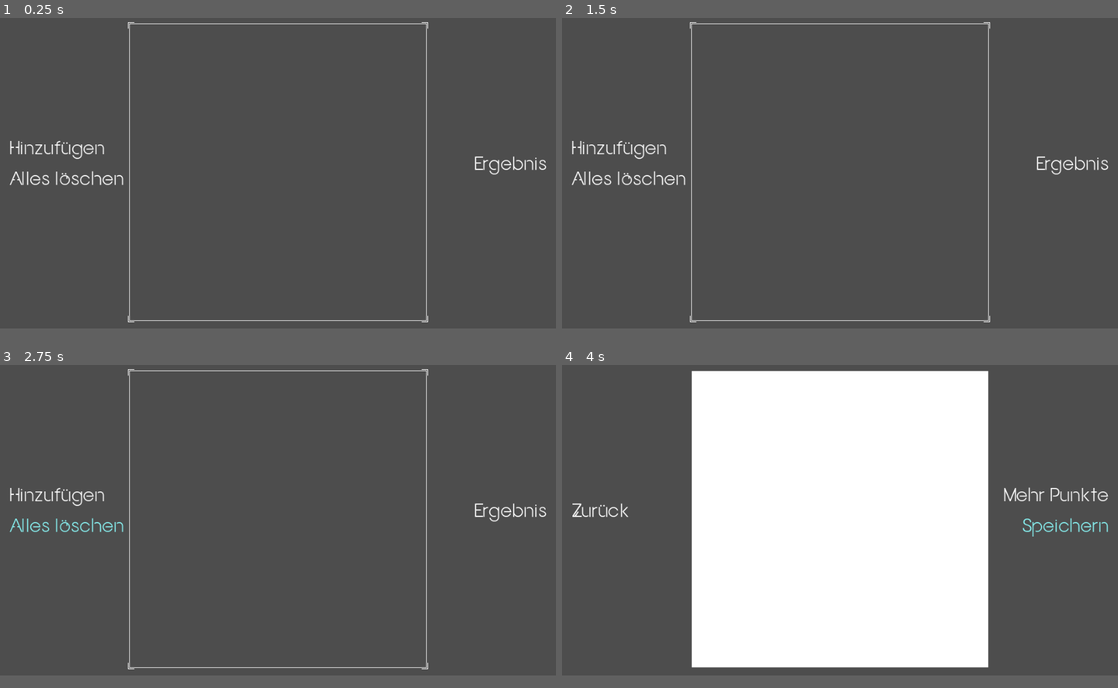
Above: before the commit, frames 1-4 (two rows, left to right).
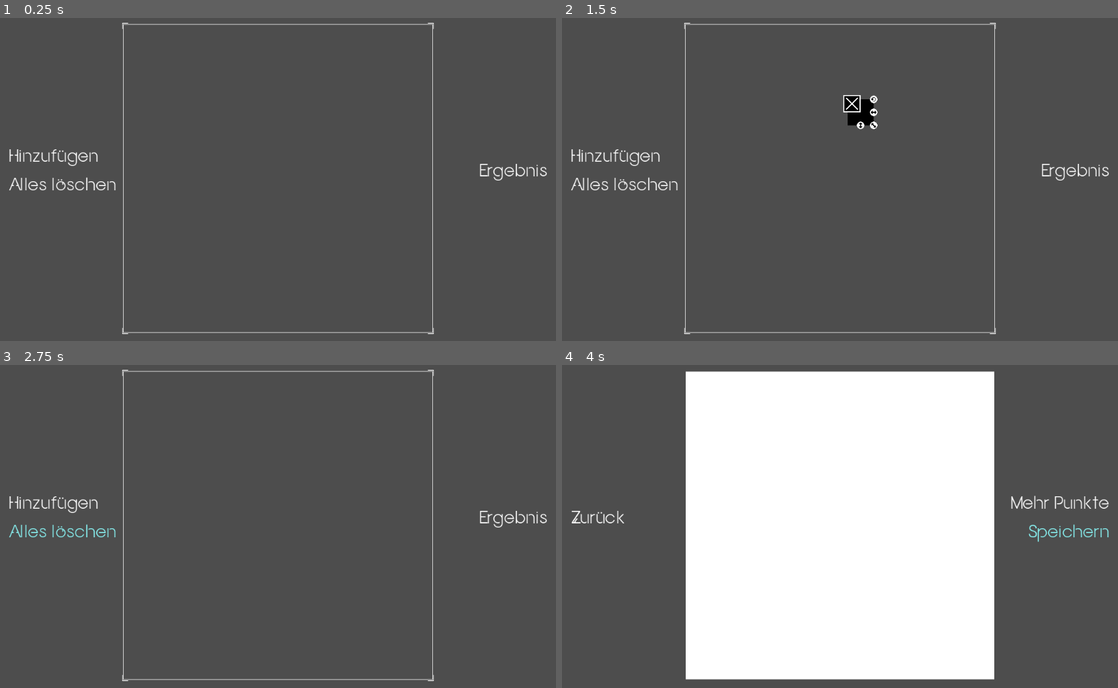
Above: after the commit, the same moments.

Repository: Anomasie/Fractals
Game: Godot game, scene res://scenes/GUI.tscn
Same seed, same stepped clock (60 frames per second), same inputs: the game is played once before the commit and once after it.
Inputs (mouse positions are in pixels of both pictures, inside the frame that each line leads up to; where the layout moved, square brackets give the same spot in the first picture):
- Up to frame 1 (0.25 s): no input
- Up to frame 2 (1.5 s): click "Hinzufügen" at 0.5 s; click (862, 108) [862, 101] at 1.25 s
- Up to frame 3 (2.75 s): click "Alles löschen" at 2 s
- Up to frame 4 (4 s): click "Ergebnis" at 2.75 s; click "Speichern" at 3.5 s
In our replay, the window is 800x450 before the commit and 800x468 after it. These sizes can differ from the game's own. Grey fills any space a smaller window leaves; there, only what the larger window draws over its background counts as a difference.

The runs differ from the first frame. In frame 1, 2.3% of the frame differs, in the area x 1-99%, y 1-98%; in frame 2, 2.8%; in frame 3, 2.3%; in frame 4, 5.5%.

Commit message:
resizing window

Diff:
--- a/project.godot
+++ b/project.godot
@@ -23,9 +23,8 @@
 
 [display]
 
-window/size/viewport_width=960
-window/size/viewport_height=540
-window/stretch/mode="viewport"
+window/size/viewport_width=1024
+window/size/viewport_height=600
 
 [gui]
 
--- a/scenes/GLOBAL.gd
+++ b/scenes/GLOBAL.gd
@@ -2,4 +2,4 @@
 # script for global variables
 
 const SAVE_PATH = "user://"
-const LOUPE = Vector2i(512,512)
+var LOUPE = Vector2i(512,512)
--- a/scenes/GUI.gd
+++ b/scenes/GUI.gd
@@ -4,7 +4,14 @@
 @onready var ResultUI = $ResultUI
 
 func _ready():
+	get_viewport().connect("size_changed", _on_viewport_resize)
+	_on_viewport_resize()
 	show_playground()
+
+func _on_viewport_resize():
+	var viewport_size = get_viewport().get_size()
+	Global.LOUPE = min(viewport_size.x - 2 * 16 - 2 * 16, viewport_size.y - 2 * 16) * Vector2i(1,1)
+	PlaygroundUI.resize()
 
 func show_playground():
 	PlaygroundUI.show()
--- a/scenes/PlaygroundUI.gd
+++ b/scenes/PlaygroundUI.gd
@@ -6,7 +6,7 @@
 var rot = randi_range(0,360-1)
 
 func _ready():
-	BlueTexture.custom_minimum_size = Global.LOUPE
+	resize()
 
 func _on_add_pressed():
 	Playground.add(self.get_global_position() + self.size / 2 + Vector2(128,0).rotated(rot))
@@ -20,3 +20,6 @@
 func _on_results_pressed():
 	var ifs = Playground.get_ifs(BlueTexture.get_global_position())
 	self.get_parent().show_results(ifs)
+
+func resize():
+	BlueTexture.custom_minimum_size = Global.LOUPE
--- a/scenes/PlaygroundUI.tscn
+++ b/scenes/PlaygroundUI.tscn
@@ -21,10 +21,10 @@
 anchor_top = 0.5
 anchor_right = 0.5
 anchor_bottom = 0.5
-offset_left = -250.0
-offset_top = -250.0
-offset_right = 250.0
-offset_bottom = 250.0
+offset_left = -53.0
+offset_top = -53.0
+offset_right = 53.0
+offset_bottom = 53.0
 grow_horizontal = 2
 grow_vertical = 2
 mouse_filter = 2
@@ -34,7 +34,6 @@
 theme_override_constants/margin_bottom = 0
 
 [node name="Frame" type="NinePatchRect" parent="Center"]
-visibility_layer = 2
 layout_mode = 2
 texture = ExtResource("2_sdntq")
 patch_margin_left = 14
--- a/scenes/ResultUI.gd
+++ b/scenes/ResultUI.gd
@@ -42,9 +42,11 @@
 
 func _on_save_button_pressed():
 	get_counter()
-	var text = "fractal" + str(counter) + ".png"
+	var filename = "fractal" + str(counter) + ".png"
 	var image = Result.get_texture().get_image()
-	image.save_png(Global.SAVE_PATH + text)
+	var buf = image.save_png_to_buffer()
+	JavaScriptBridge.download_buffer(buf, filename)
+	image.save_png(Global.SAVE_PATH + filename)
 
 func get_counter():
 	while FileAccess.file_exists(Global.SAVE_PATH + "fractal" + str(counter) + ".png"):
--- a/scenes/ResultUI.tscn
+++ b/scenes/ResultUI.tscn
@@ -31,7 +31,6 @@
 theme_override_constants/margin_bottom = 0
 
 [node name="Result" type="TextureRect" parent="Center"]
-custom_minimum_size = Vector2(512, 512)
 layout_mode = 2
 texture = ExtResource("2_ffygg")
 
